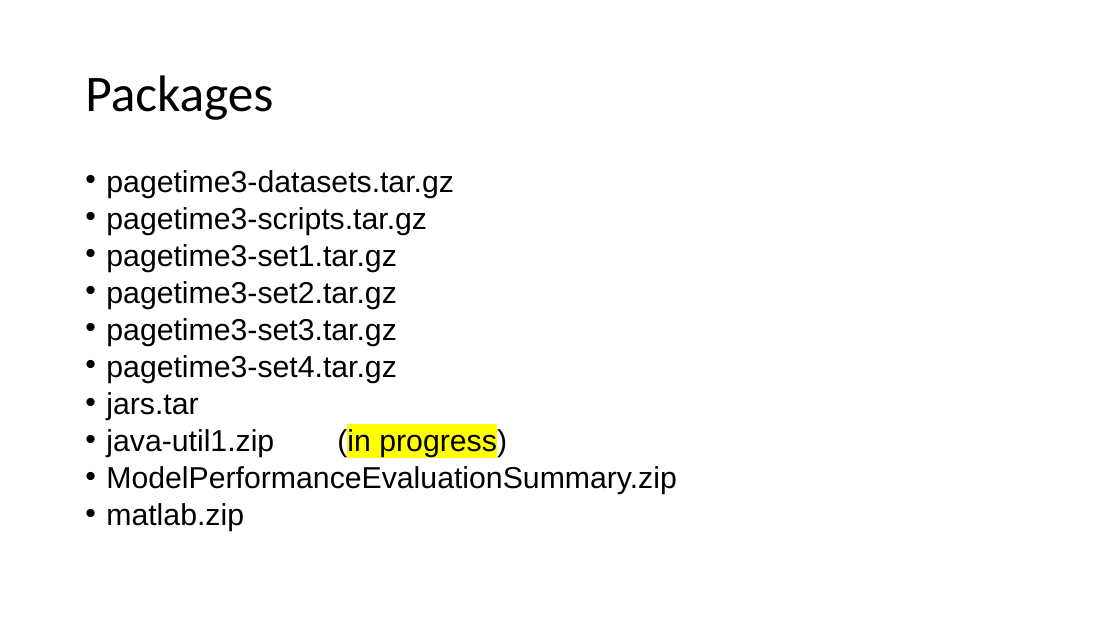
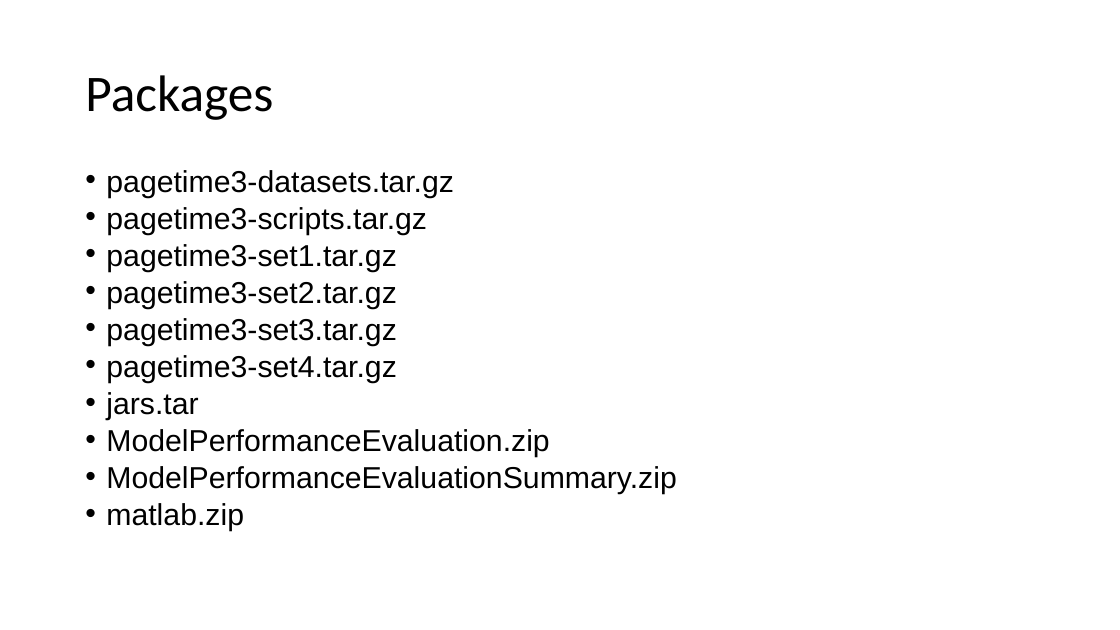
Before and after one commit to raghuramakrishnan71/predmodelswebpage, a slide deck: slide 28 of Performance Evaluation of MLT in Web Page Load Time Prediction - Datasets and Scripts.pptx. Drawn at 1120x630 pixels with LibreOffice and Linux fonts; fonts in the diff are those of the drawing. Boxes give left, top, right and bottom in pixels: in the first picture for what was removed or moved away, otherwise in the second. Text is boxed around its words. In the diff, an @@ line names an element or a change of style, - is before the commit and + after.

```diff
--- a/Performance Evaluation of MLT in Web Page Load Time Prediction - Datasets and Scripts.pptx
+++ b/Performance Evaluation of MLT in Web Page Load Time Prediction - Datasets and Scripts.pptx
@@ text at (106,429,549,457): text changed @@
-• java-util1.zip (in progress)
+• ModelPerformanceEvaluation.zip
```
Also in this commit, not shown: 3 other slides changed, 2 other files.
